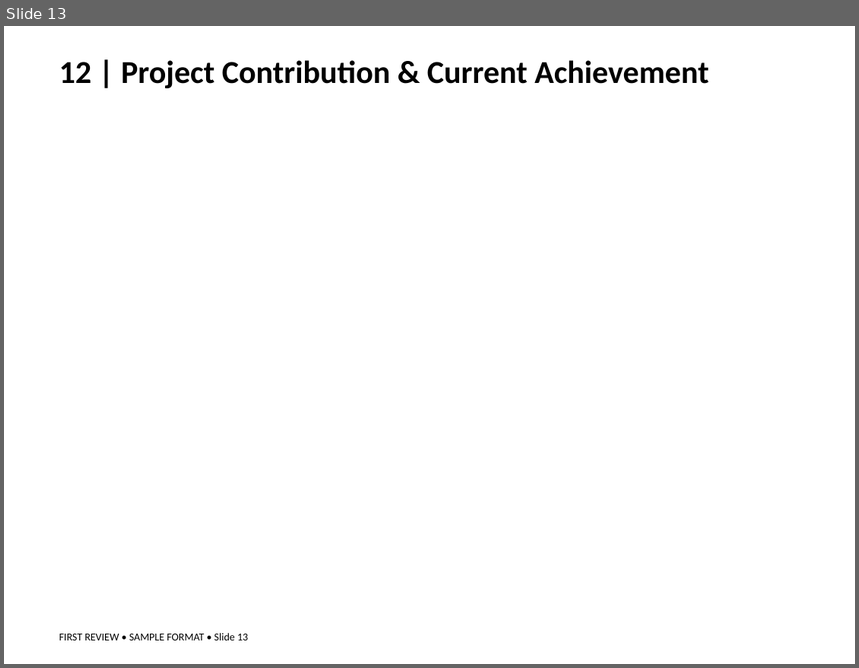
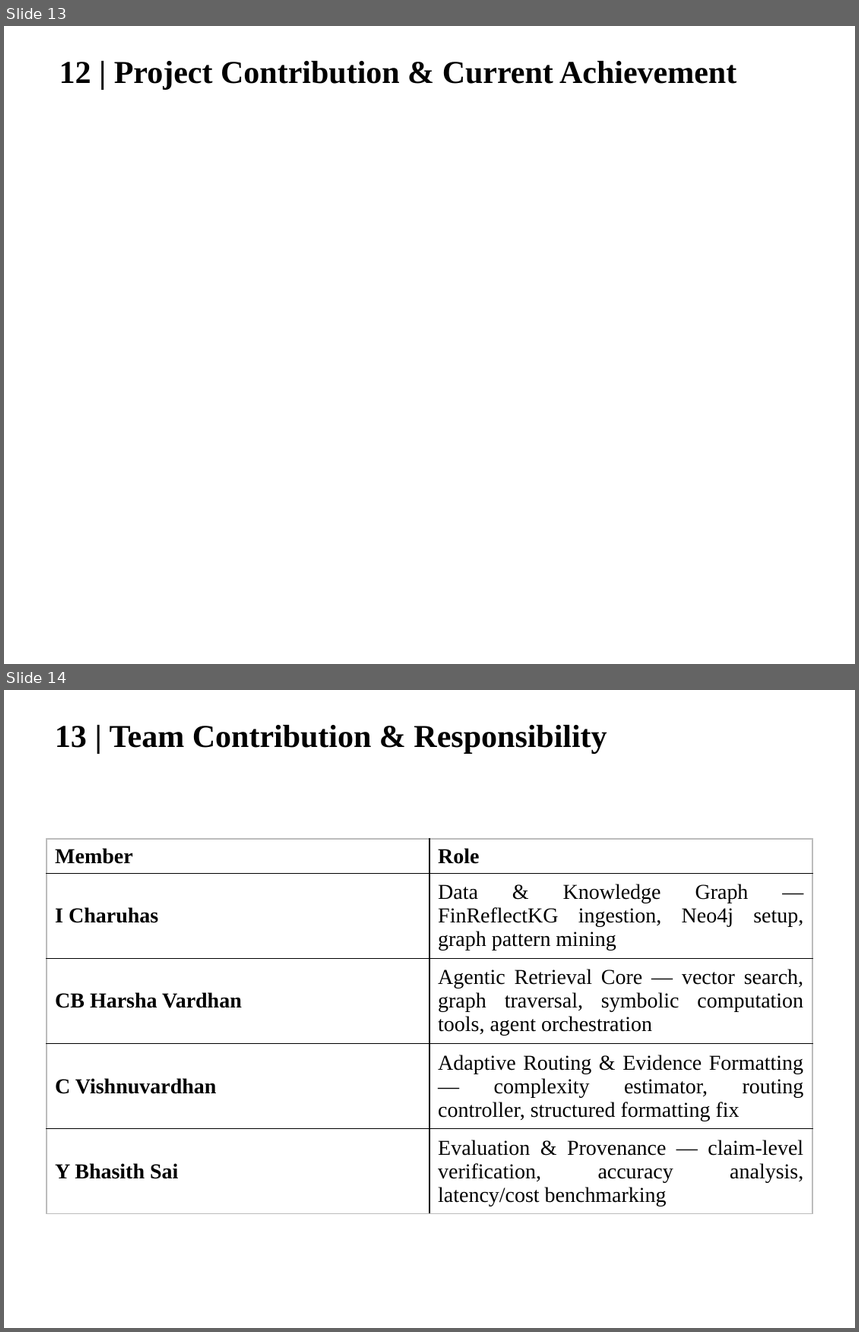
Before and after one commit to Harsha-Vardhan2005/graph-rag, a slide deck: Docs/First_Review_Sample_Presentation.pptx. Shown one above the other, each under a label of ours: slide 13 before the commit, slides 13 and 14 after it. The pictures are 859x668 and 859x1332 pixels, drawn with LibreOffice and Linux fonts; fonts in the diff are those of the drawing. Boxes give left, top, right and bottom in pixels: in the first picture for what was removed or moved away, otherwise in the second. Text is boxed around its words. In the diff, an @@ line names an element or a change of style, - is before the commit and + after.

```diff
--- a/Docs/First_Review_Sample_Presentation.pptx
+++ b/Docs/First_Review_Sample_Presentation.pptx
@@ slide 14 added at (4, 690, 855, 1328), background #FFFFFF @@
@@ text added at (55, 725, 607, 754), 27 pt, text #000000, bold @@
+13 | Team Contribution & Responsibility
@@ table added at (47, 839, 813, 1214), 5 rows, 2 columns @@
+Member | Role
+I Charuhas | Data & Knowledge Graph — FinReflectKG ingestion, Neo4j setup, graph pattern mining
+CB Harsha Vardhan | Agentic Retrieval Core — vector search, graph traversal, symbolic computation tools, agent orchestration
+C Vishnuvardhan | Adaptive Routing & Evidence Formatting — complexity estimator, routing controller, structured formatting fix
+Y Bhasith Sai | Evaluation & Provenance — claim-level verification, accuracy analysis, latency/cost benchmarking
@@ slide 13 changed as well @@
@@ text "12 | Project Contribution & ..." at (59, 61, 737, 90): font Calibri to Times New Roman @@
@@ text removed at (59, 633, 248, 641) @@
-FIRST REVIEW • SAMPLE FORMAT • Slide 13
```
Also in this commit, not shown: 2 other slides changed, 11 other slides added, 12 slides removed, 4 other files.
